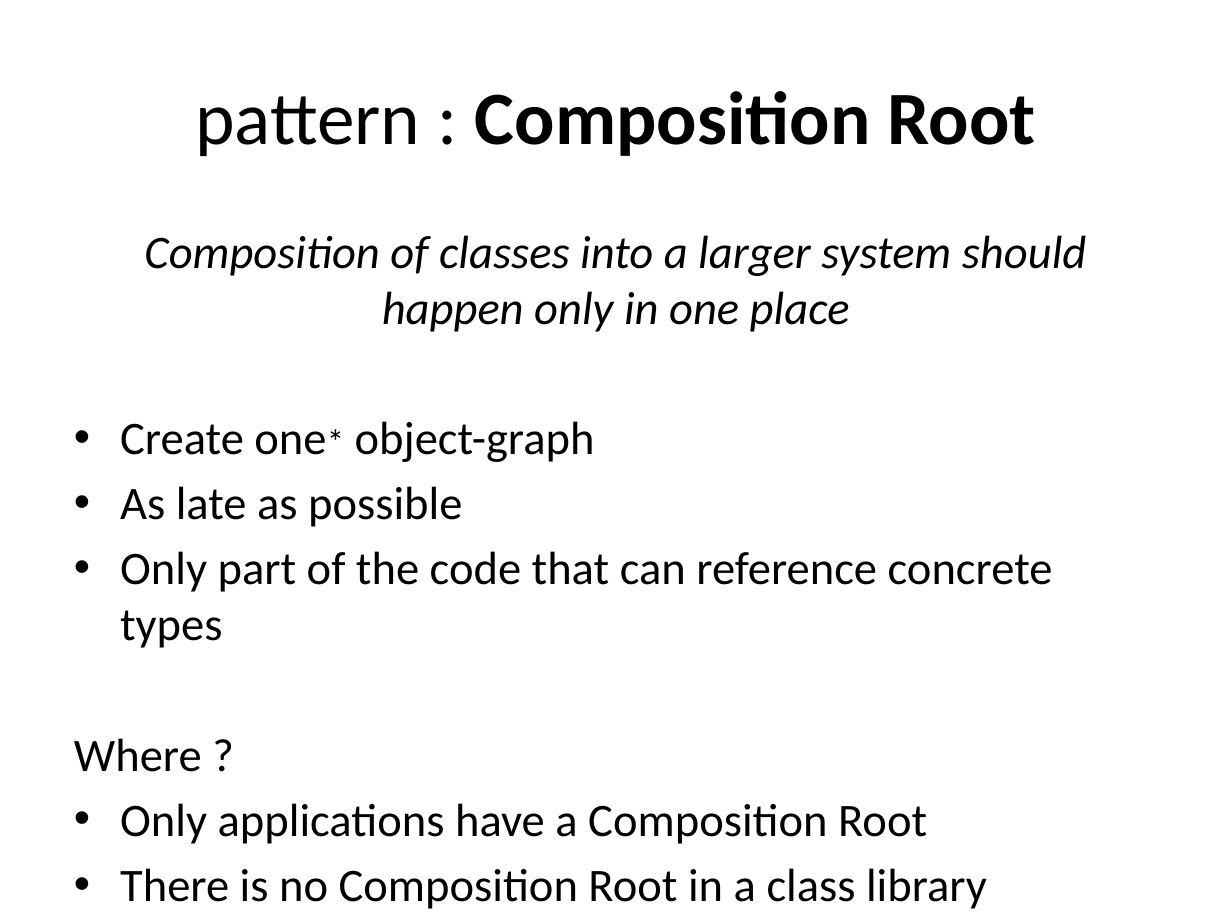
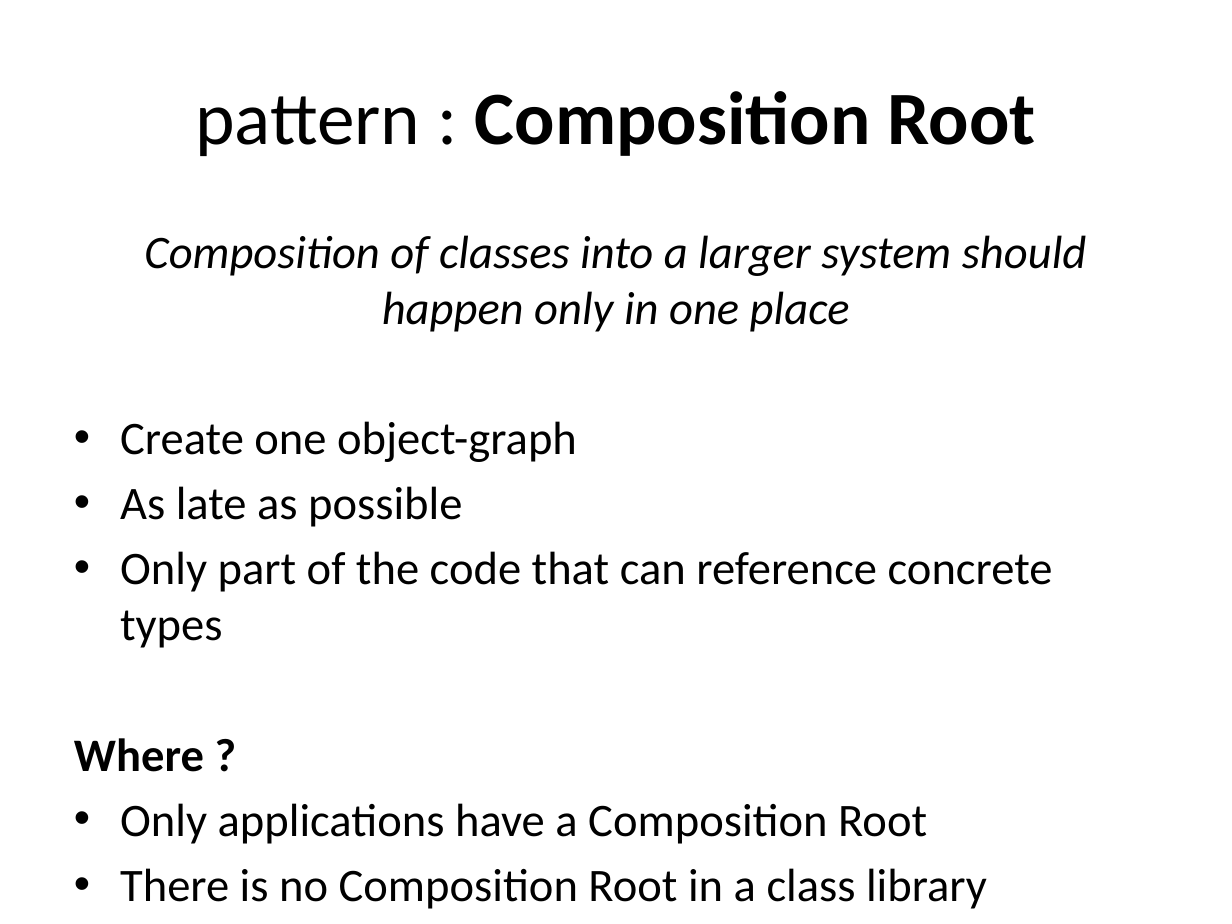
Before and after one commit to tsimbalar/DependencyInjectionTheRightWay, a slide deck: slide 28 of Dependency Injection - the right way.pptx (slide 27 before the commit). Drawn at 1232x924 pixels with LibreOffice and Linux fonts; fonts in the diff are those of the drawing. Boxes give left, top, right and bottom in pixels: in the first picture for what was removed or moved away, otherwise in the second. Text is boxed around its words. In the diff, an @@ line names an element or a change of style, - is before the commit and + after.

```diff
--- a/Dependency Injection - the right way.pptx
+++ b/Dependency Injection - the right way.pptx
@@ text at (120, 421, 577, 462): text changed @@
-• Create one* object-graph
+• Create one object-graph
@@ text at (74, 738, 204, 772): bold on in "Where ?" @@
```
Also in this commit, not shown: 17 other slides changed, 1 slide added.
